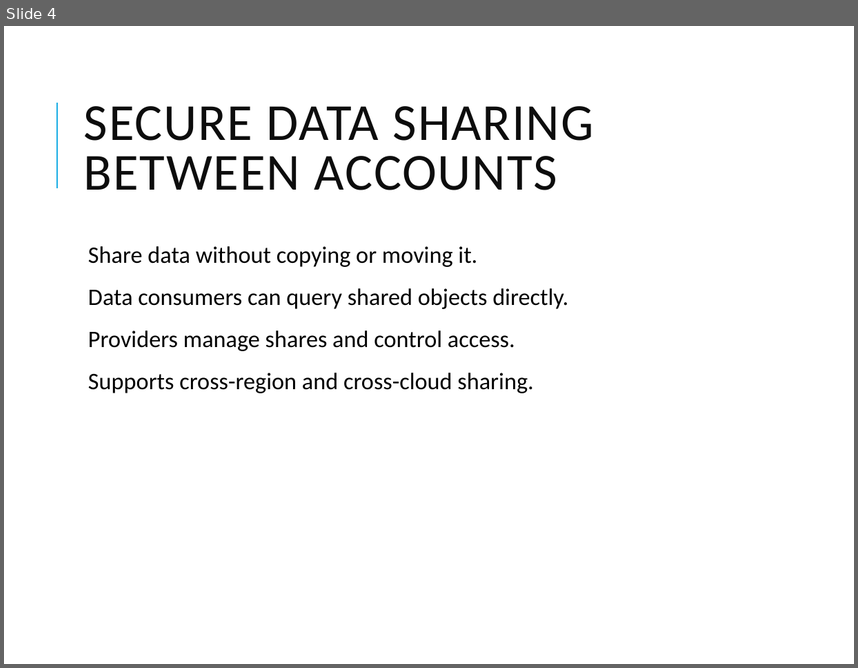
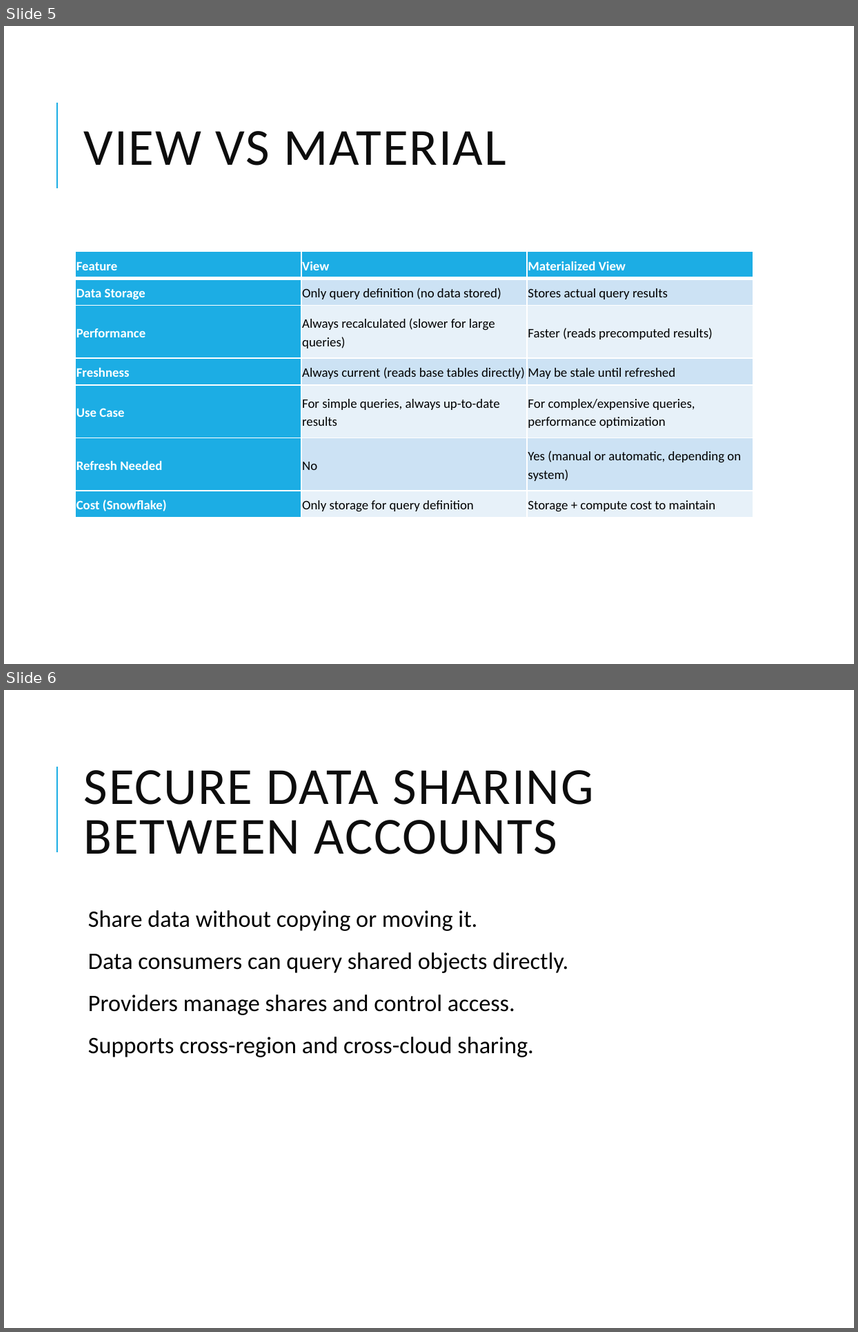
Before and after one commit to vikash-verma-profile/DE-Content-WithSnowflakes, a slide deck: Week-2/Day-4/Snowflake_Advanced_Features.pptx. Shown one above the other, each under a label of ours: slide 4 before the commit, slides 5 and 6 after it. The pictures are 858x668 and 858x1332 pixels, drawn with LibreOffice and Linux fonts; fonts in the diff are those of the drawing. Boxes give left, top, right and bottom in pixels: in the first picture for what was removed or moved away, otherwise in the second. Text is boxed around its words. In the diff, an @@ line names an element or a change of style, - is before the commit and + after.

```diff
--- a/Week-2/Day-4/Snowflake_Advanced_Features.pptx
+++ b/Week-2/Day-4/Snowflake_Advanced_Features.pptx
@@ slide 5 added at (4,26,854,664), background #FFFFFF; not listed: 1 template element that a slide beside it also shows @@
@@ title added at (84,131,506,165), 44 pt, text #0D0D0D @@
+VIEW VS MATERIAL
@@ table added at (75,251,754,517), 7 rows, 3 columns @@
+Feature | View | Materialized View
+Data Storage | Only query definition (no data stored) | Stores actual query results
+Performance | Always recalculated (slower for large queries) | Faster (reads precomputed results)
+Freshness | Always current (reads base tables directly) | May be stale until refreshed
+Use Case | For simple queries, always up-to-date results | For complex/expensive queries, performance optimization
+Refresh Needed | No | Yes (manual or automatic, depending on system)
+Cost (Snowflake) | Only storage for query definition | Storage + compute cost to maintain
@@ what was slide 4 is now slide 6 @@
```
Also in this commit, not shown: 1 slide changed, 1 other slide added, 4 other files.
